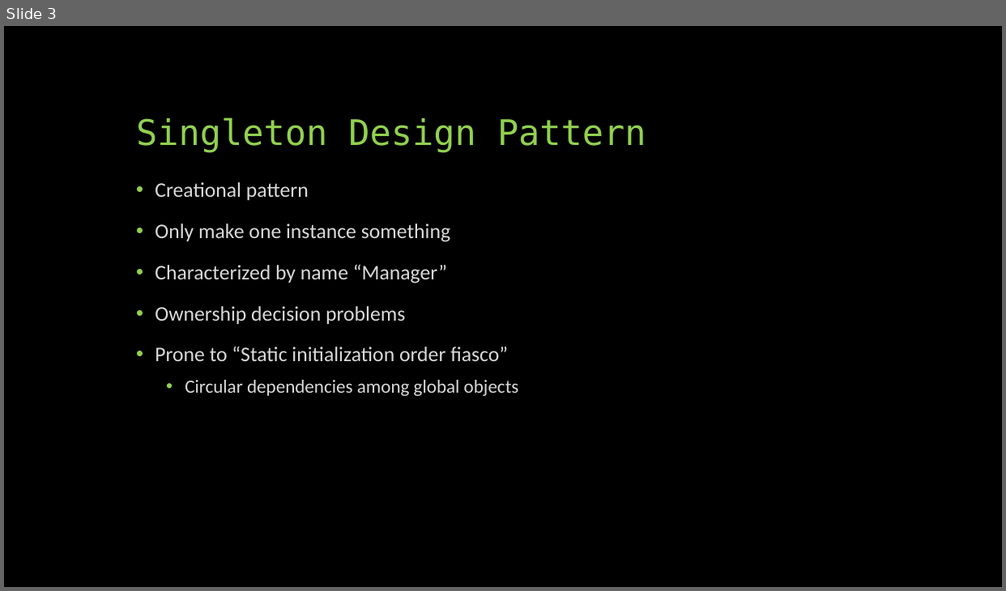
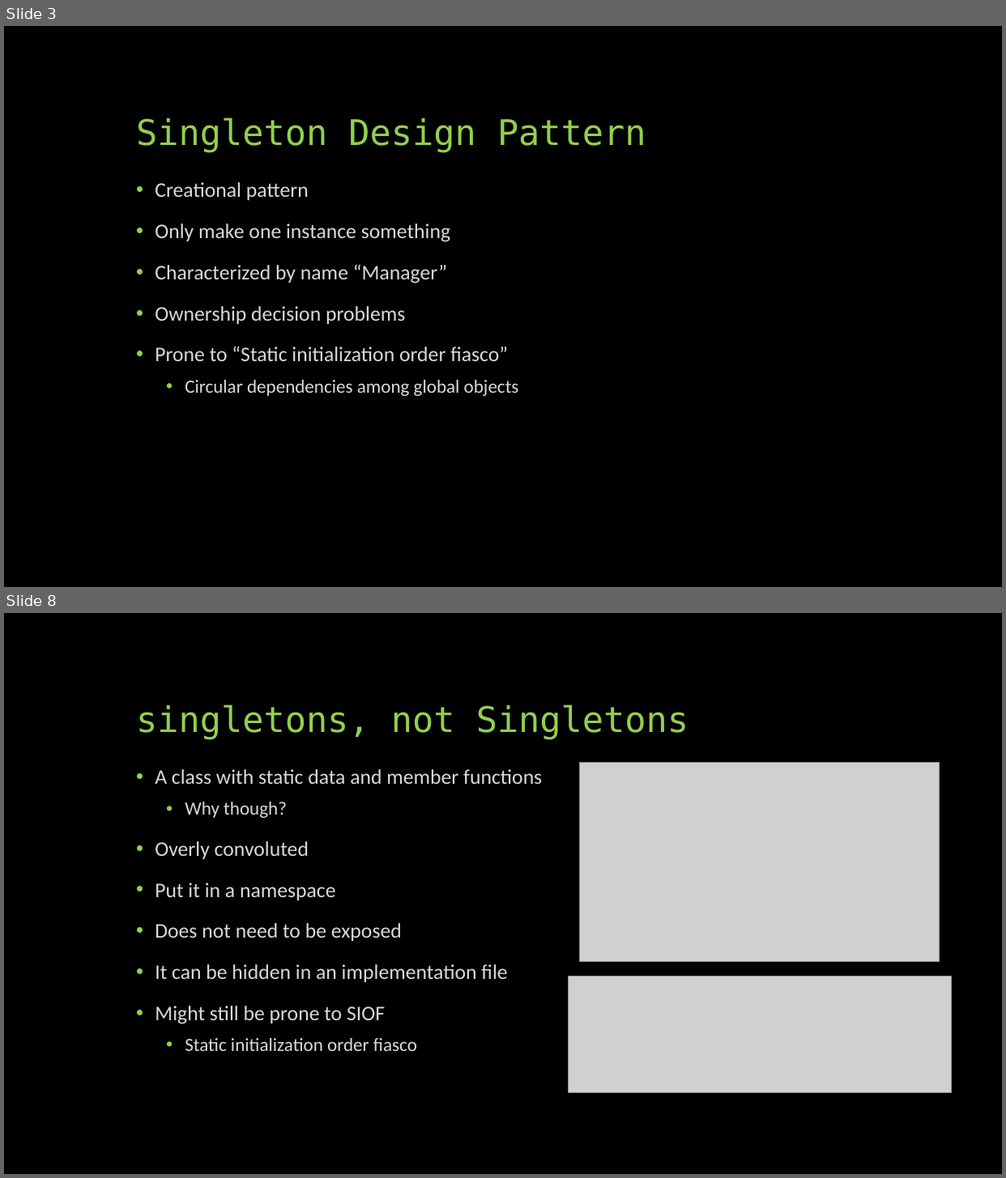
Before and after one commit to FHorrie/Prog4Presentation, a slide deck: Beautiful C++ ch3-2 I.3.pptx. Shown one above the other, each under a label of ours: slide 3 before the commit, slides 3 and 8 after it; the slides between them are not shown. The pictures are 1006x591 and 1006x1178 pixels, drawn with LibreOffice and Linux fonts; fonts in the diff are those of the drawing; grey boxes stand for pictures. Boxes give left, top, right and bottom in pixels: in the first picture for what was removed or moved away, otherwise in the second. Text is boxed around its words. In the diff, an @@ line names an element or a change of style, - is before the commit and + after.

```diff
--- a/Beautiful C++ ch3-2 I.3.pptx
+++ b/Beautiful C++ ch3-2 I.3.pptx
@@ slide 8 added at (x1=4, y1=613, x2=1002, y2=1174), background #000000 @@
@@ title added at (x1=136, y1=705, x2=688, y2=740), 34 pt, text #92D050 @@
+singletons, not Singletons
@@ text added at (x1=155, y1=769, x2=542, y2=1051), 20 pt, text #D9D9D9 @@
+• A class with static data and member functions
+  • Why though?
+• Overly convoluted
+• Put it in a namespace
+• Does not need to be exposed
+• It can be hidden in an implementation file
+• Might still be prone to SIOF
+  • Static initialization order fiasco
@@ picture added at (x1=580, y1=763, x2=939, y2=962) @@
@@ picture added at (x1=568, y1=976, x2=952, y2=1093) @@
```
Also in this commit, not shown: 1 slide changed, 4 other slides added.
